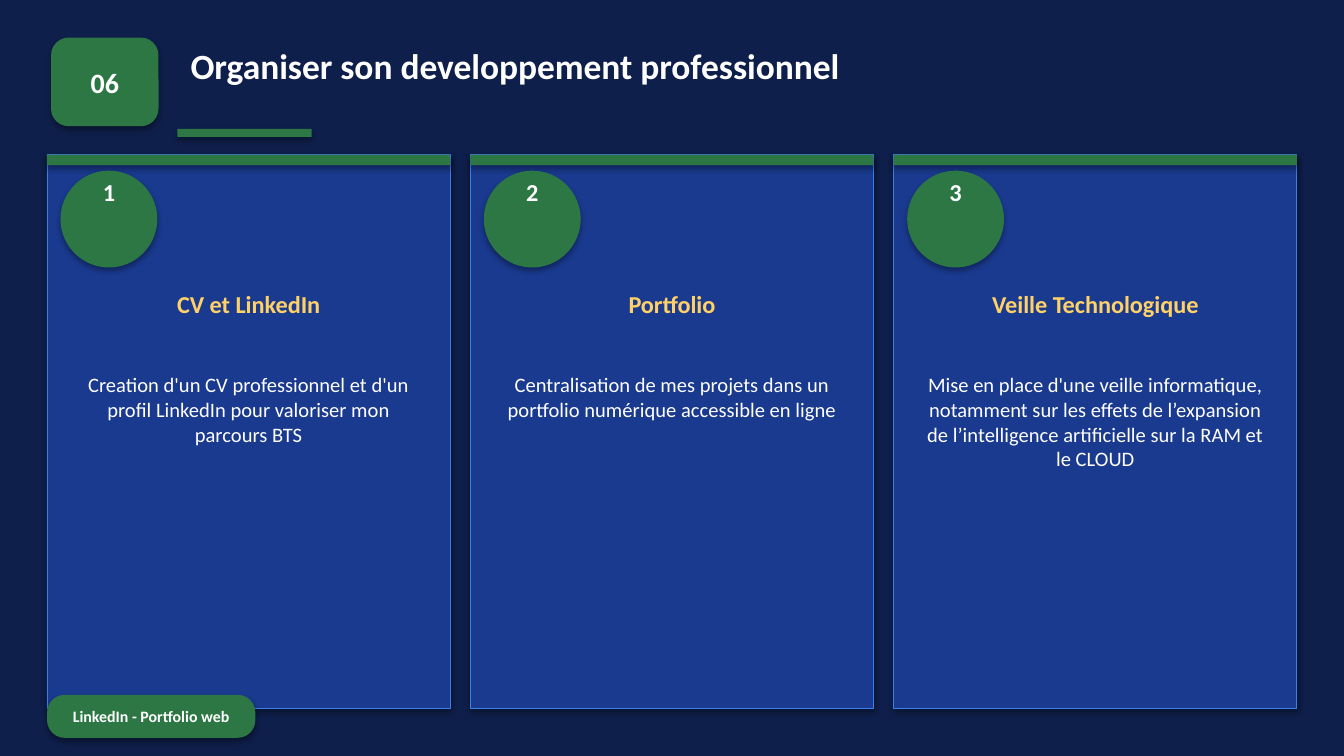
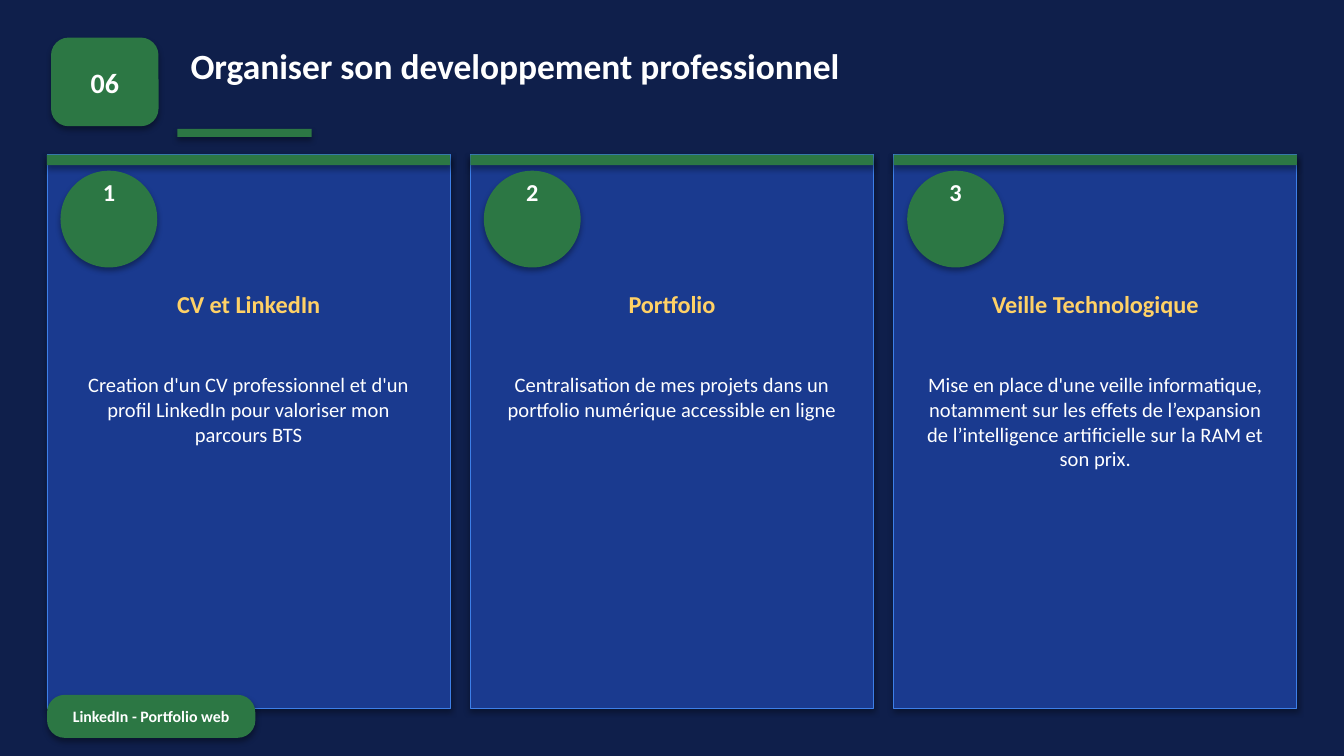
Before and after one commit to Kevincrl/kevincrl.github.io, a slide deck: slide 10 of Compte_Rendu/Presentation_bts_final.pptx. Drawn at 1344x756 pixels with LibreOffice and Linux fonts; fonts in the diff are those of the drawing. Boxes give left, top, right and bottom in pixels: in the first picture for what was removed or moved away, otherwise in the second. Text is boxed around its words. In the diff, an @@ line names an element or a change of style, - is before the commit and + after.

Commit message:
azé

```diff
--- a/Compte_Rendu/Presentation_bts_final.pptx
+++ b/Compte_Rendu/Presentation_bts_final.pptx
@@ text at (x1=927, y1=377, x2=1263, y2=470): text changed @@
-Mise en place d'une veille informatique, notamment sur les effets de l’expansion de l’intelligence artificielle sur la RAM et le CLOUD
+Mise en place d'une veille informatique, notamment sur les effets de l’expansion de l’intelligence artificielle sur la RAM et son prix.
```
